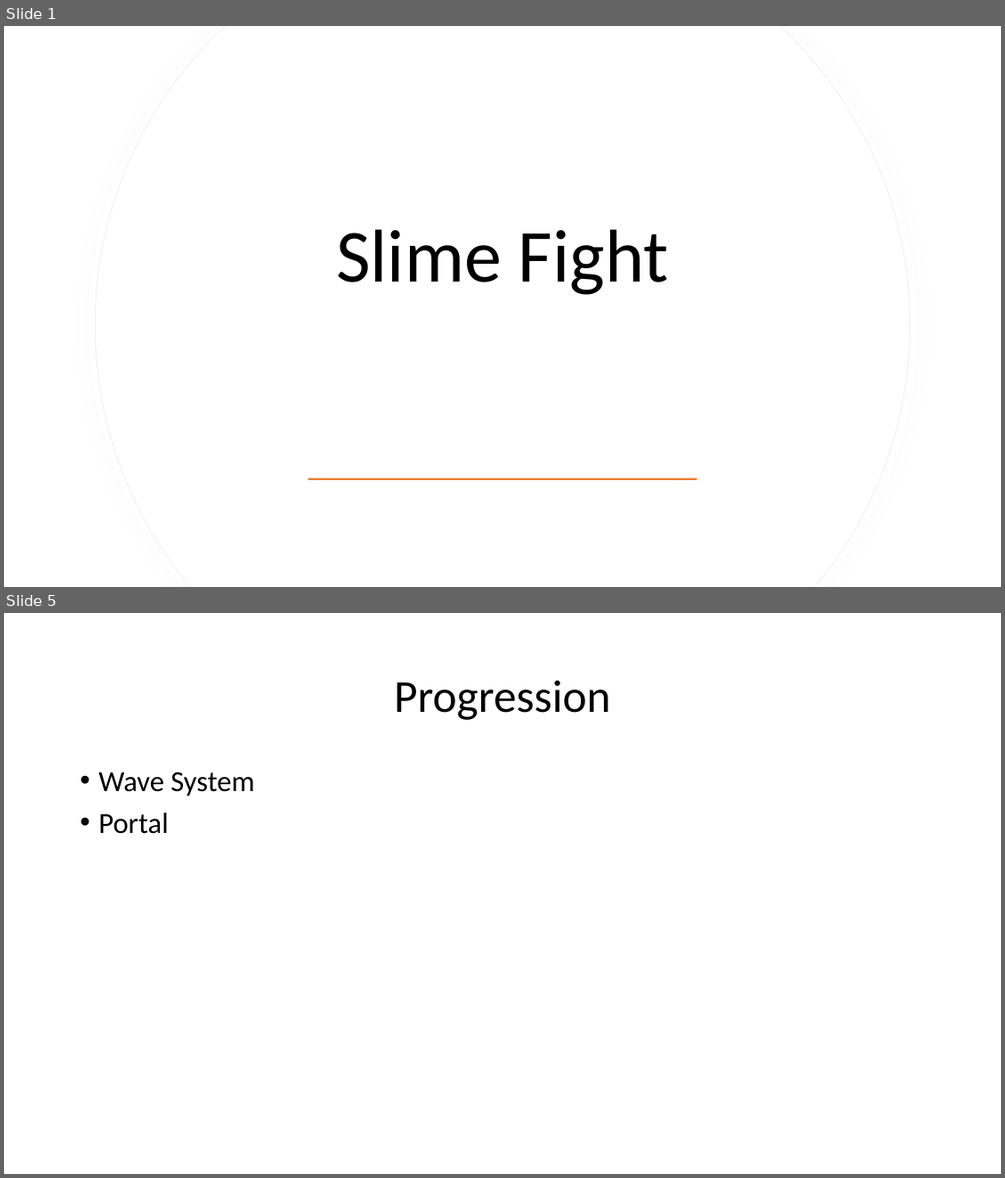
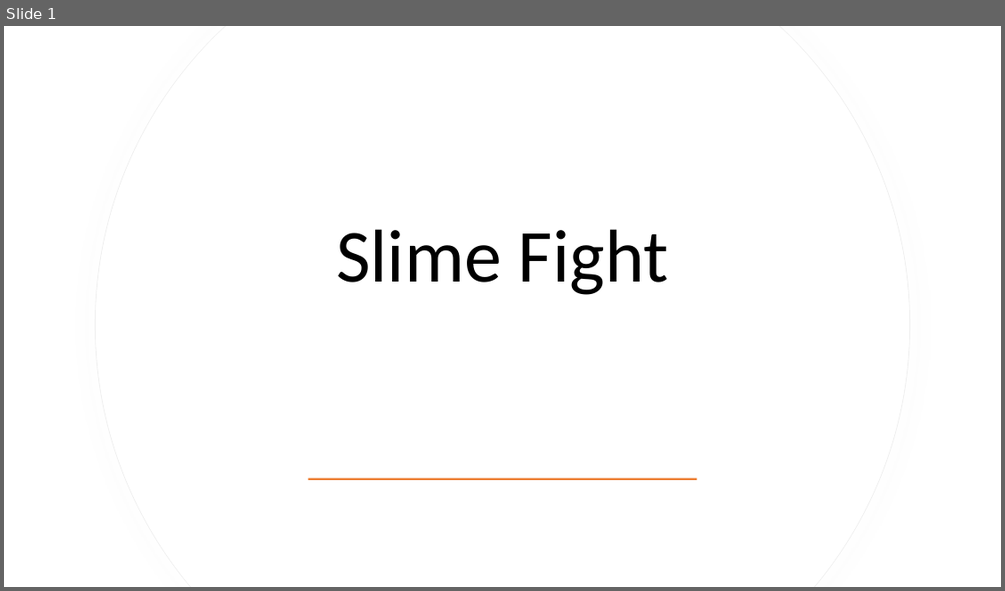
Before and after one commit to WilliamCheung2004/Slime-Fight-, a slide deck: Slime Fight.pptx. Shown one above the other, each under a label of ours: slides 1 and 5 before the commit, slide 1 after it; the slides between them are not shown. The pictures are 1005x1178 and 1005x591 pixels, drawn with LibreOffice and Linux fonts; fonts in the diff are those of the drawing. Boxes give left, top, right and bottom in pixels: in the first picture for what was removed or moved away, otherwise in the second. Text is boxed around its words. In the diff, an @@ line names an element or a change of style, - is before the commit and + after.

```diff
--- a/Slime Fight.pptx
+++ b/Slime Fight.pptx
@@ slide 5 removed at (4, 613, 1001, 1174), background #FFFFFF @@
@@ title removed at (394, 680, 610, 720) @@
-Progression
@@ text removed at (98, 771, 254, 834) @@
-• Wave System
-• Portal
```
Also in this commit, not shown: 1 slide changed, 1 slide added, 4 other slides removed, 32 other files.
